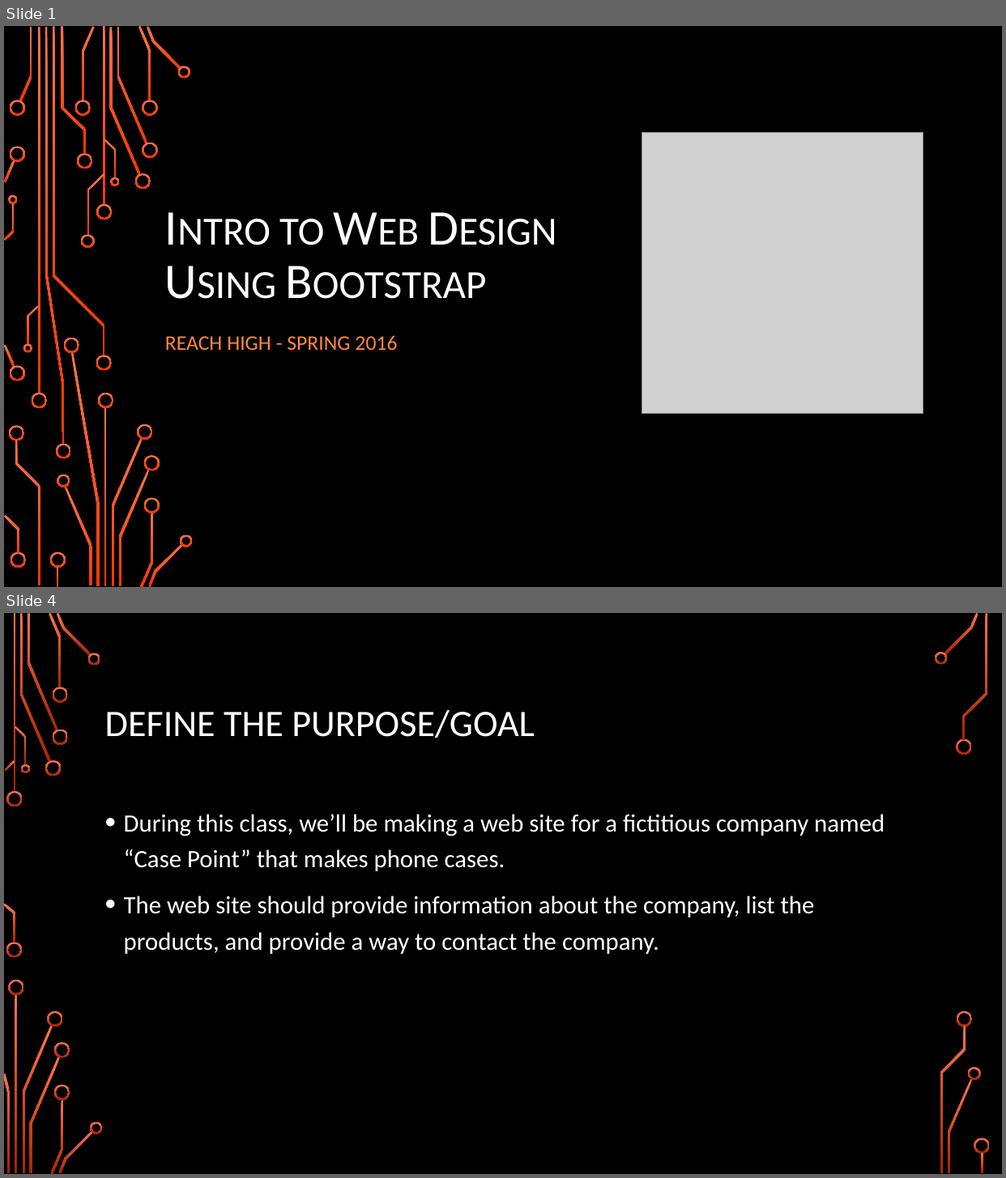
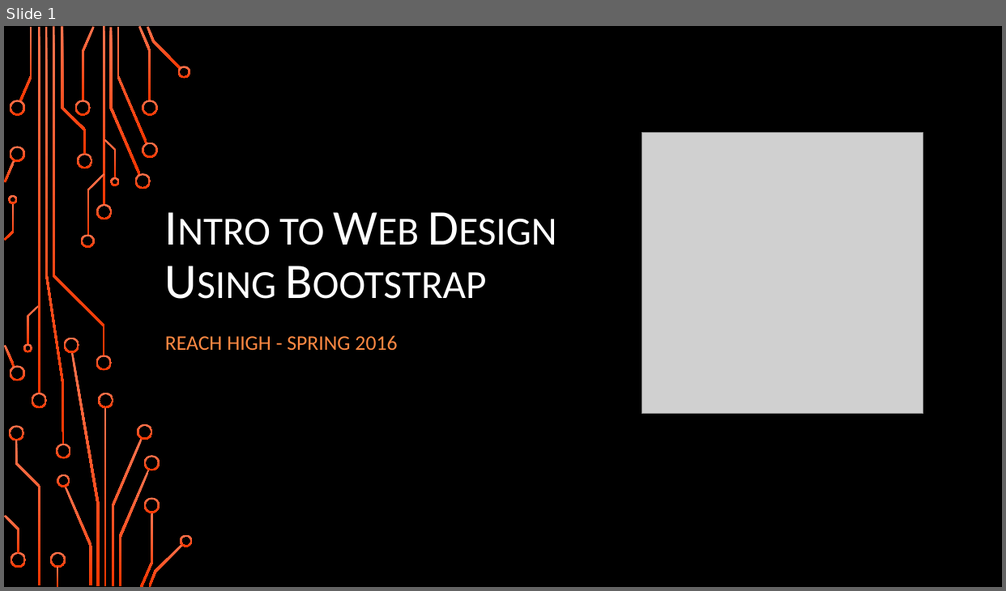
Before and after one commit to wags1999/Web-Design-Using-Bootstrap, a slide deck: Slides/Lesson 9.pptx. Shown one above the other, each under a label of ours: slides 1 and 4 before the commit, slide 1 after it; the slides between them are not shown. The pictures are 1006x1178 and 1006x591 pixels, drawn with LibreOffice and Linux fonts; fonts in the diff are those of the drawing; grey boxes stand for pictures; background and template pictures are left out. Boxes give left, top, right and bottom in pixels: in the first picture for what was removed or moved away, otherwise in the second. Text is boxed around its words. In the diff, an @@ line names an element or a change of style, - is before the commit and + after.

```diff
--- a/Slides/Lesson 9.pptx
+++ b/Slides/Lesson 9.pptx
@@ slide 4 removed at (x1=4, y1=613, x2=1002, y2=1174), background picture (left out) @@
@@ title removed at (x1=105, y1=710, x2=535, y2=738) @@
-DEFINE THE PURPOSE/GOAL
@@ text removed at (x1=124, y1=814, x2=884, y2=954) @@
-• During this class, we’ll be making a web site for a fictitious company named “Case Point” that makes phone cases.
-• The web site should provide information about the company, list the products, and provide a way to contact the company.
@@ group removed at (x1=4, y1=613, x2=990, y2=1174): 33 freeform shapes, 3 rectangles @@
```
Also in this commit, not shown: 3 slides changed, 13 other slides removed.
